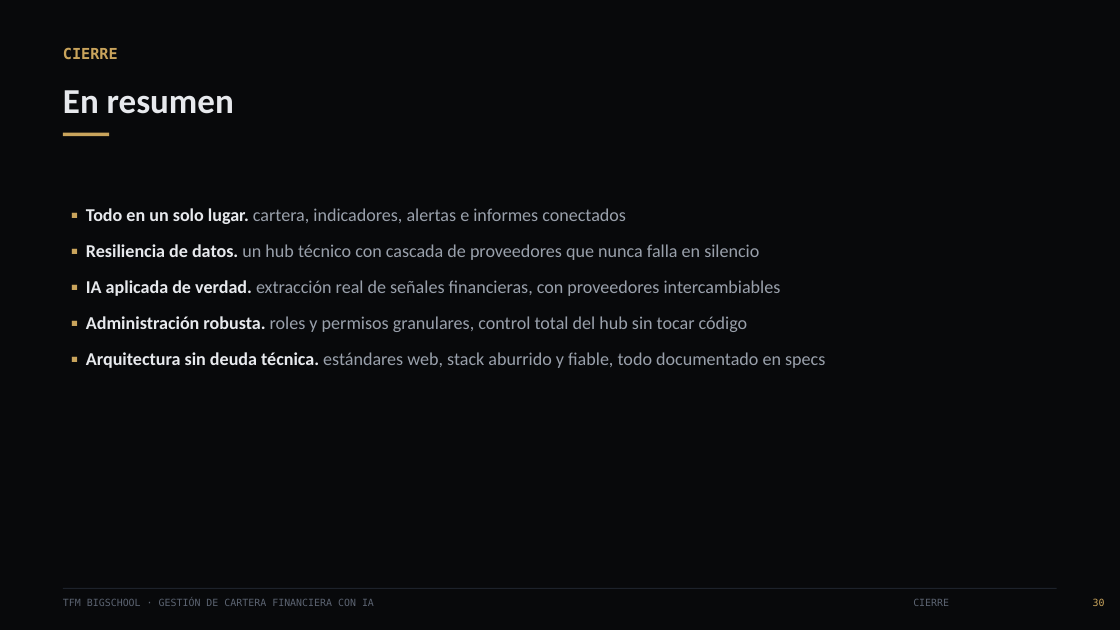
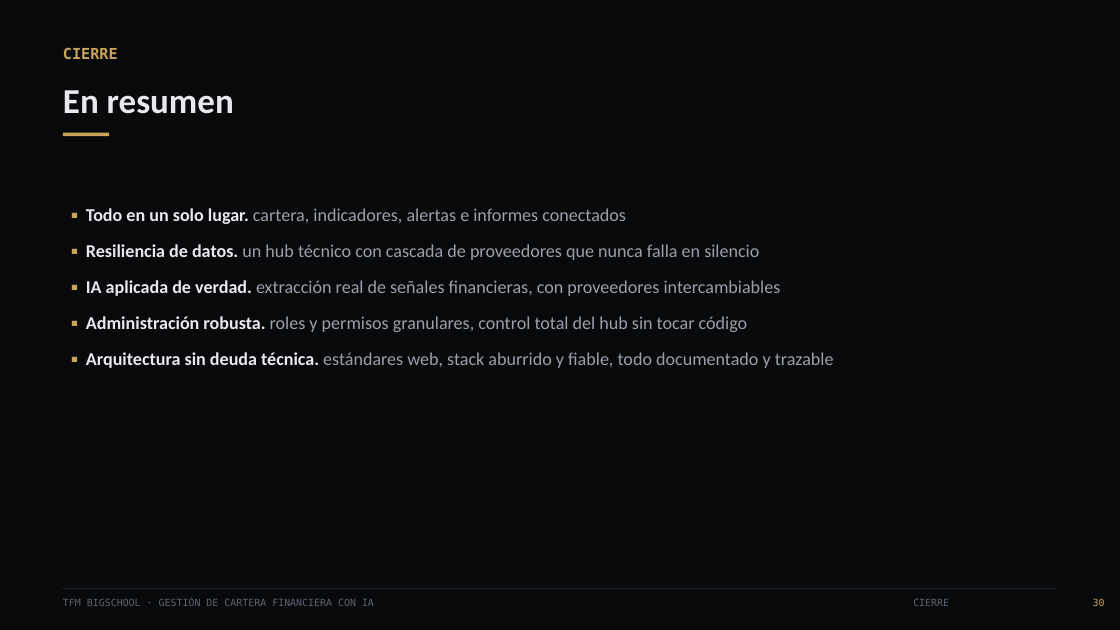
Before and after one commit to romercepeda/TFM_BigSchool, a slide deck: slide 31 of presentacion/TFM_BigSchool_Presentacion.pptx. Drawn at 1120x630 pixels with LibreOffice and Linux fonts; fonts in the diff are those of the drawing. Boxes give left, top, right and bottom in pixels: in the first picture for what was removed or moved away, otherwise in the second. Text is boxed around its words. In the diff, an @@ line names an element or a change of style, - is before the commit and + after.

```diff
--- a/presentacion/TFM_BigSchool_Presentacion.pptx
+++ b/presentacion/TFM_BigSchool_Presentacion.pptx
@@ text at box(86, 352, 834, 368): text changed @@
-▪ Arquitectura sin deuda técnica. estándares web, stack aburrido y fiable, todo documentado en specs
+▪ Arquitectura sin deuda técnica. estándares web, stack aburrido y fiable, todo documentado y trazable
```
Also in this commit, not shown: 12 other slides changed, 27 other files.
